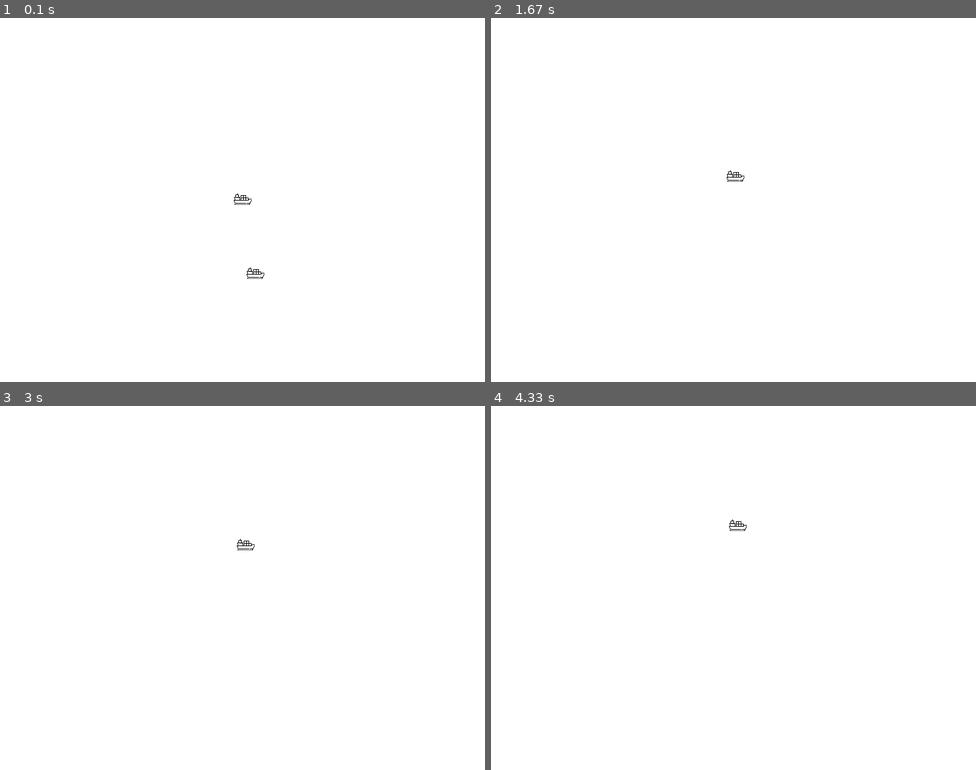
Above: before the commit, frames 1-4 (two rows, left to right).
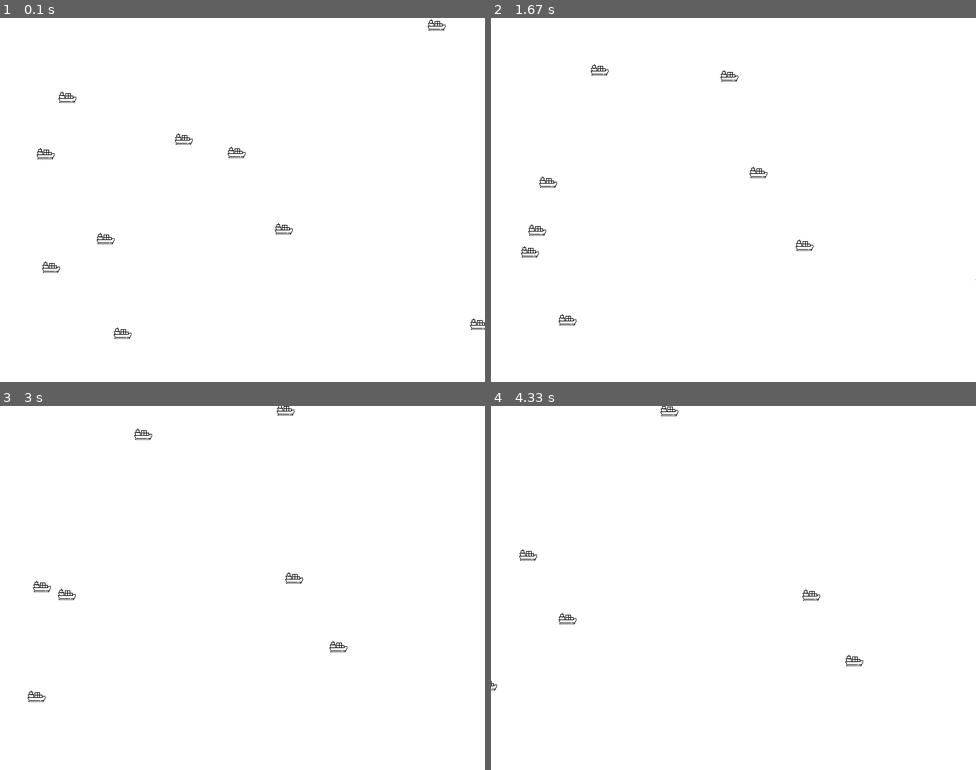
Above: after the commit, the same moments.

Repository: clemenbe/COLSim
Game: pygame game, started from main_program/main.py
Two runs of this game, one before a commit and one after it. Both use one fixed random seed, a clock stepped at 60 frames per second and the inputs below.
Inputs:
- Up to frame 1 (0.1 s): no input
- Up to frame 2 (1.67 s): no input
- Up to frame 3 (3 s): no input
- Up to frame 4 (4.33 s): no input

The runs differ from the first frame. In frame 1, 0.4% of the frame differs, in the area x 7-100%, y 0-89%; in frame 2, 0.3%; in frame 3, 0.3%; in frame 4, 0.2%.

Commit message:
change back

Diff:
--- a/main_program/avoiding_collision.py
+++ b/main_program/avoiding_collision.py
@@ -182,7 +182,7 @@
 # xq = array([[0,-2, 0.25, 1.75]]).T    #x,y,v,θ of the obstacle boat
 
 xp = array([[400, 300, 2, -1.5]]).T      #x,y,v,θ of the boat
-xq = array([[400, 400, 50, 0.8]]).T    #x,y,v,θ of the obstacle boat
+xq = array([[400, 400, 15, -1.5]]).T    #x,y,v,θ of the obstacle boat
 
 # qx, qy = 2, 2
 k = 0.5   # constant to determine the repulsion force of the field
--- a/main_program/ship.py
+++ b/main_program/ship.py
@@ -2,26 +2,27 @@
 import pygame
 import random
 from avoiding_collision import *
-from numpy import array
-from calcul_tools import *
+
 
 class Ship:
 
     # initialize ship attributes
-    def __init__(self, xp):
+    def __init__(self, x, y, speed, direction):
         # x, y represent initial position
-        self.xp = xp
-        self.x, self.y, self.speed, self.direction = self.xp.flatten()
+        self.x = x
+        self.y = y
+        self.speed = speed
+        self.direction = direction
+        self.privilege =0
         self.image = self.load_image("./image/870056.png")
 
-    # move the ship in its direction
-    def update_position(self, up, uq, obstacle):
-        self.xp += dt * f(xp, up)
-        obstacle.xp += dt * f(obstacle.xp, uq)
+    # update only ship itself position
+    def update_position(self, dt):
+        self.x += self.speed * dt * math.cos(math.radians(self.direction))
+        self.y += self.speed * dt * math.sin(math.radians(self.direction))
 
     def draw(self, surface):
-        x, y = self.xp[0:2].flatten()
-        rect = self.image.get_rect(center=(x, y))
+        rect = self.image.get_rect(center=(self.x, self.y))
         surface.blit(self.image, rect.topleft)
 
     def load_image(self, image_path):
@@ -32,71 +33,4 @@
     # need more sesearch
     # need to include different senarios
     def avoid_collisions(self, ships, avoidance_radius):
-
-        # see every other ship as an obstacle
-        for obstacle in ships:
-            # self ship
-            px, py, pv, pθ = self.xp.flatten()
-            # obstacle
-            qx, qy, qv, qθ = obstacle.xp.flatten()
-
-            # obstacle boat controler
-            uq = array([[0], [0]])
-            # coordinates of the circle representing the obstacle zone to avoid
-            c = array([[qx], [qy]])
-            scalar_pdt = geo_scalar_prod(qv, pv, qθ, pθ)
-
-            # Test to check if the boat is close to the obstacle
-            if dist(xq, xp) < r+Ɛ :
-                # Test to see if the boat have a heading close to the obstacle
-                # TODO : affine the precision of the application of the scalar product
-                if scalar_pdt >= 0:
-                    print('------------------Boats with close directions------------------')
-                    # Tests to find where the boat is compared with the obstacle
-                    if (py > qy + Ɛ) :
-                        # The boat is in the front zone of the obstacle
-                        print('------------------Front zone------------------')
-                        φ = φrep
-                    elif (py < qy + Ɛ) & (px < qx) :
-                        # The boat is in the left lower zone compared with the obstacle
-                        print('------------------Left lower zone------------------')
-                        φ = φcw
-                    else :
-                        # The boat is in the right lower zone compared with the obstacle
-                        print('------------------Right lower zone------------------')
-                        φ = φccw
-                    up = control(xp, φ, c)
-
-                else :
-                    print('------------------Boats in opposite directions------------------')
-                    # Tests to find where the boat is compared with the obstacle
-                    if (py > qy - Ɛ):
-                        # The boat is in the front zone of the obstacle
-                        print('------------------Left front zone------------------')
-                        φ = φccw
-                        # Boat
-                        up = control(xp, φ, c)
-
-                    elif (py > qy - Ɛ) & (px > qx) & (scalar_pdt < abs(qv*pv)*cos(2.5)):
-                        # The boat is in the front zone of the obstacle
-                        print('------------------Right front zone (align)------------------')
-                        up = array([[0], [0]])
-
-                    elif (py > qy - Ɛ) & (px > qx) & (scalar_pdt > abs(qv*pv)*cos(2.5)):
-                        # The boat is in the front zone of the obstacle
-                        print('------------------Right front zone------------------')
-                        φ = φccw
-                        # Boat
-                        up = control(xp, φ, c)
-
-                    else:
-                        # The boat is in the right lower zone compared with the obstacle
-                        print('------------------Lower zone------------------')
-                        φ = φrep
-                        # Boat
-                        up = control(xp, φ, c)
-
-            else :
-                up = array([[0], [0]])
-
-            self.update_position(up, uq, obstacle)
+        return
--- a/main_program/simulation.py
+++ b/main_program/simulation.py
@@ -12,6 +12,7 @@
         self.screen = pygame.display.set_mode((screen_width, screen_height))
         pygame.display.set_caption("Ship Simulator")
         self.clock = pygame.time.Clock()
+        self.dt = 0.5
         self.fps = 60
 
 
@@ -19,16 +20,13 @@
     def create_ships(self):
         for _ in range(self.num_ships):
             # randomly create ships
-            '''x = random.randint(0, self.screen_width)
+            x = random.randint(0, self.screen_width)
             y = random.randint(0, self.screen_height)
             speed = random.uniform(1, 3)
             direction = random.randint(0, 360)
             ship = Ship(x, y, speed, direction)
-            self.ships.append(ship)'''
+            self.ships.append(ship)
 
-        # create ships by settings from avoiding_collision
-        self.ships.append(Ship(xp))
-        self.ships.append(Ship(xq))
 
         # creating two ships
 
@@ -38,7 +36,7 @@
     def update_positions(self):
         for ship in self.ships:
             ship.avoid_collisions(self.ships, avoidance_radius=30)
-            # ship.update_position()
+            ship.update_position(self.dt)
 
     # draw all ships
     def draw(self):
